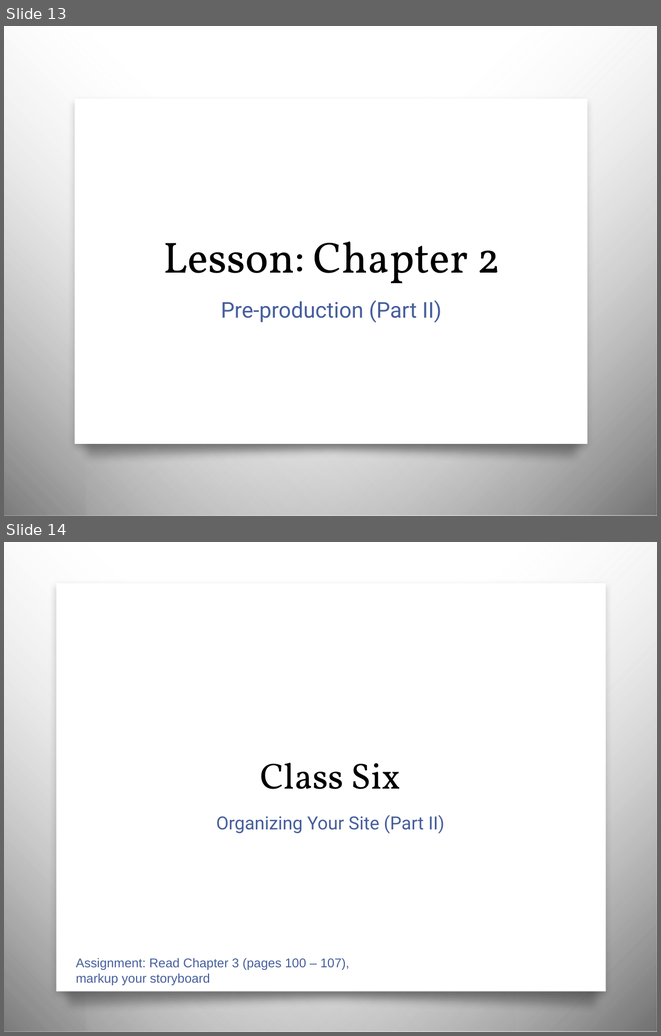
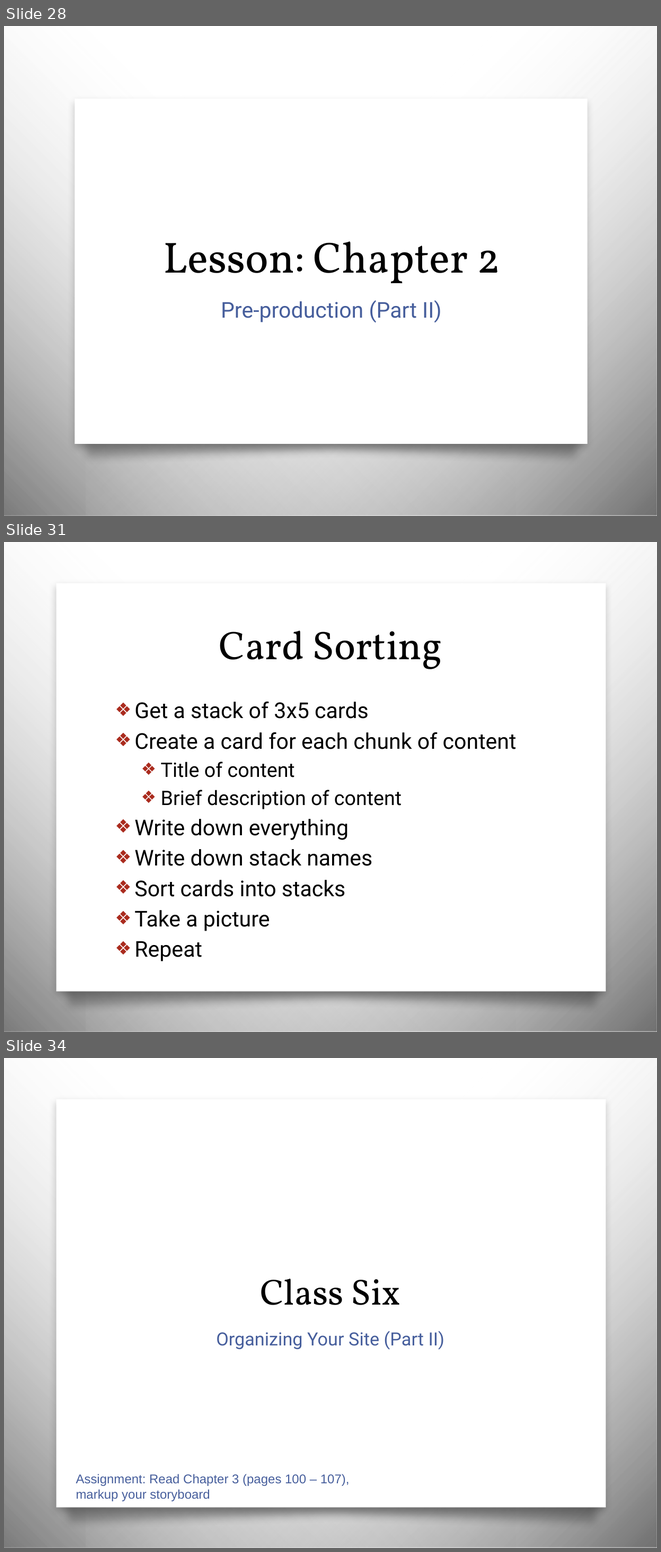
Before and after one commit to awayken/USF-ART329, a slide deck: slides/classfive/slides.pptx. Shown one above the other, each under a label of ours: slides 13 and 14 before the commit, slides 28, 31 and 34 after it; the slides between them are not shown. The pictures are 661x1036 and 661x1552 pixels, drawn with LibreOffice and Linux fonts; fonts in the diff are those of the drawing; background and template pictures are left out. Boxes give left, top, right and bottom in pixels: in the first picture for what was removed or moved away, otherwise in the second. Text is boxed around its words. In the diff, an @@ line names an element or a change of style, - is before the commit and + after.

```diff
--- a/slides/classfive/slides.pptx
+++ b/slides/classfive/slides.pptx
@@ slide 31 added at (x1=4, y1=542, x2=657, y2=1032), background picture (left out); not listed: 4 template elements that a slide beside it also shows @@
@@ title added at (x1=219, y1=631, x2=443, y2=669), 44 pt, text #000000 @@
+Card Sorting
@@ text added at (x1=134, y1=701, x2=517, y2=961), 24 pt, text #000000 @@
+❖ Get a stack of 3x5 cards
+❖ Create a card for each chunk of content
+  ❖ Title of content
+  ❖ Brief description of content
+❖ Write down everything
+❖ Write down stack names
+❖ Sort cards into stacks
+❖ Take a picture
+❖ Repeat
@@ what was slide 13 is now slide 28 @@
@@ what was slide 14 is now slide 34 @@
```
Also in this commit, not shown: 4 slides changed, 21 other slides added, 2 slides removed, 30 other files.
